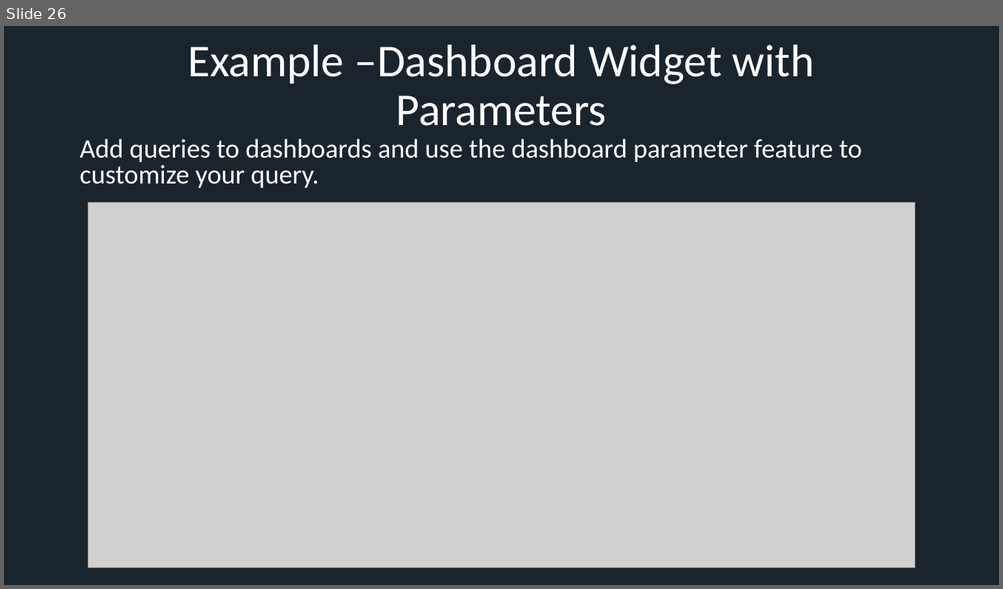
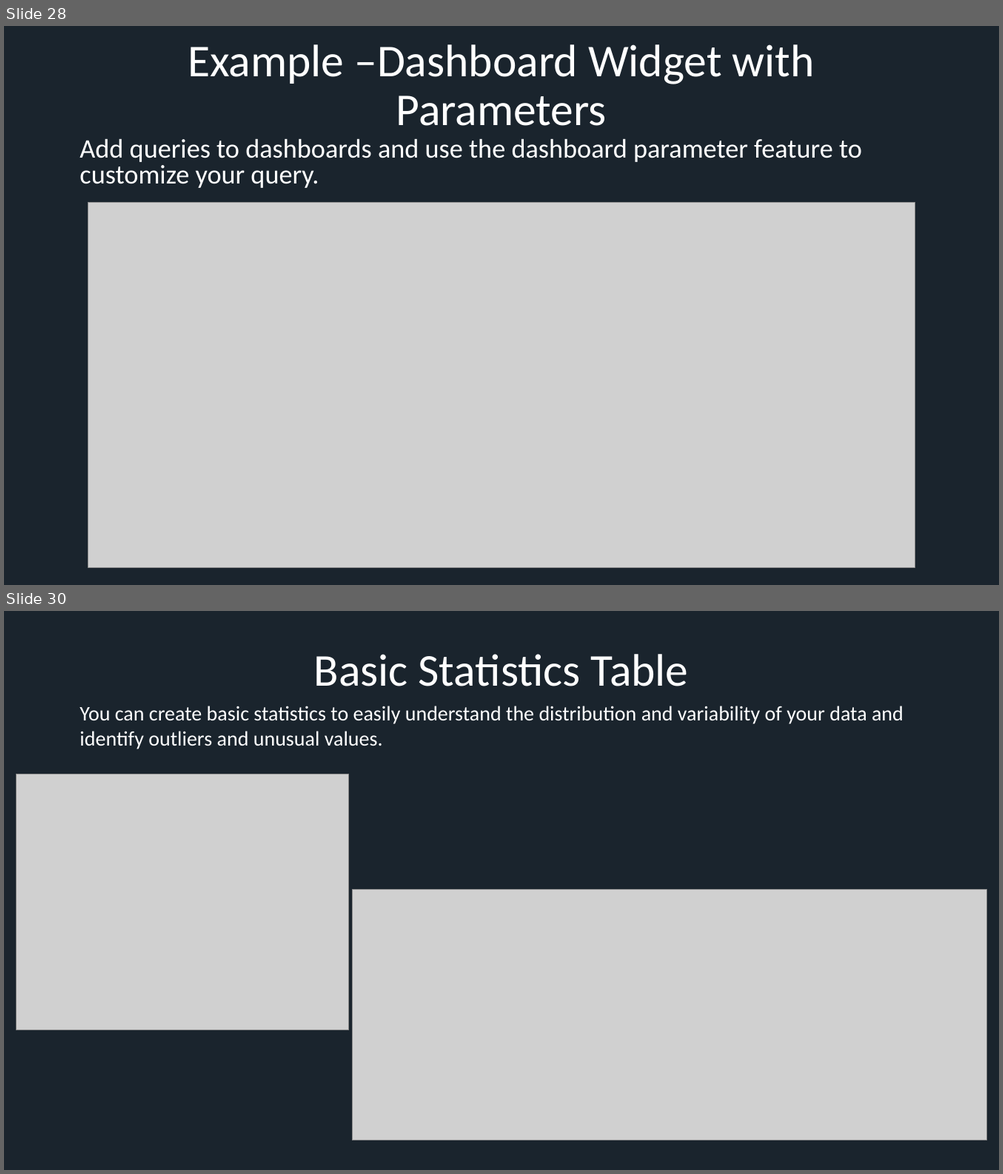
Before and after one commit to xresch/EngineeredMonitoringPlatform, a slide deck: EngineeredMonitoringPlatform/docs/EMP_PresentationSlides.pptx. Shown one above the other, each under a label of ours: slide 26 before the commit, slides 28 and 30 after it; the slides between them are not shown. The pictures are 1003x589 and 1003x1174 pixels, drawn with LibreOffice and Linux fonts; fonts in the diff are those of the drawing; grey boxes stand for pictures. Boxes give left, top, right and bottom in pixels: in the first picture for what was removed or moved away, otherwise in the second. Text is boxed around its words. In the diff, an @@ line names an element or a change of style, - is before the commit and + after.

```diff
--- a/EngineeredMonitoringPlatform/docs/EMP_PresentationSlides.pptx
+++ b/EngineeredMonitoringPlatform/docs/EMP_PresentationSlides.pptx
@@ slide 30 added at (4, 611, 999, 1170), background #1A242D @@
@@ title added at (314, 654, 688, 686), 44 pt, text #FFFFFF @@
+Basic Statistics Table
@@ text added at (79, 706, 903, 749), 20 pt, text #FFFFFF @@
+You can create basic statistics to easily understand the distribution and variability of your data and identify outliers and unusual values.
@@ picture added at (16, 775, 349, 1031) @@
@@ picture added at (352, 889, 987, 1141) @@
@@ what was slide 26 is now slide 28 @@
```
Also in this commit, not shown: 1 slide changed, 12 other slides added, 2 slides removed.
